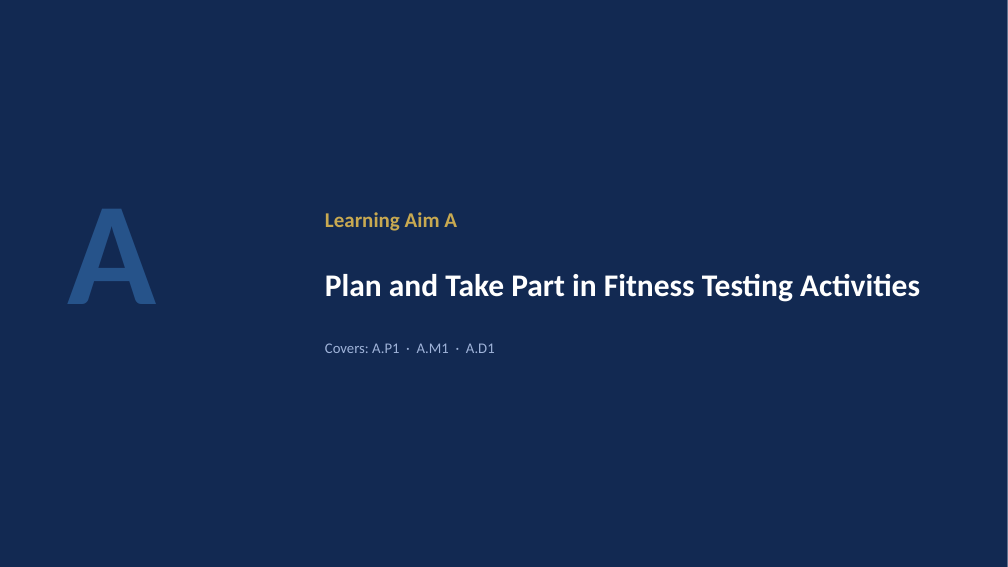
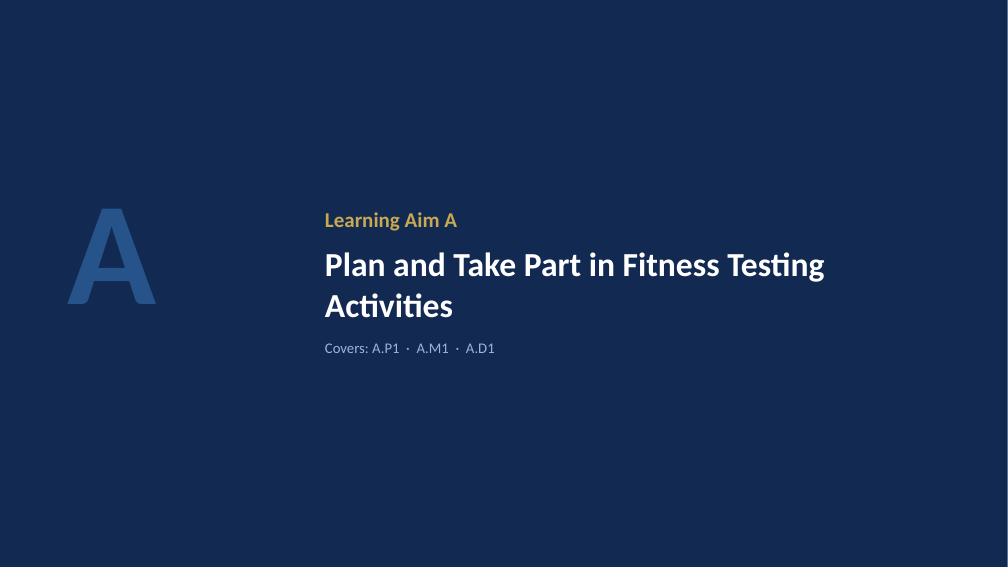
Before and after one commit to JJ2026Outdoor/ACOutdoorEd, a slide deck: slide 3 of PS6TakingPartFitnessTestingSlides.pptx. Drawn at 1008x567 pixels with LibreOffice and Linux fonts; fonts in the diff are those of the drawing. Boxes give left, top, right and bottom in pixels: in the first picture for what was removed or moved away, otherwise in the second. Text is boxed around its words. In the diff, an @@ line names an element or a change of style, - is before the commit and + after.

```diff
--- a/PS6TakingPartFitnessTestingSlides.pptx
+++ b/PS6TakingPartFitnessTestingSlides.pptx
@@ text "Plan and Take Part in ..." at <box>325,252,824,318</box>: size 30 to 32 pt @@
```
Also in this commit, not shown: 2 other slides changed, 3 slides added, 2 other files.
